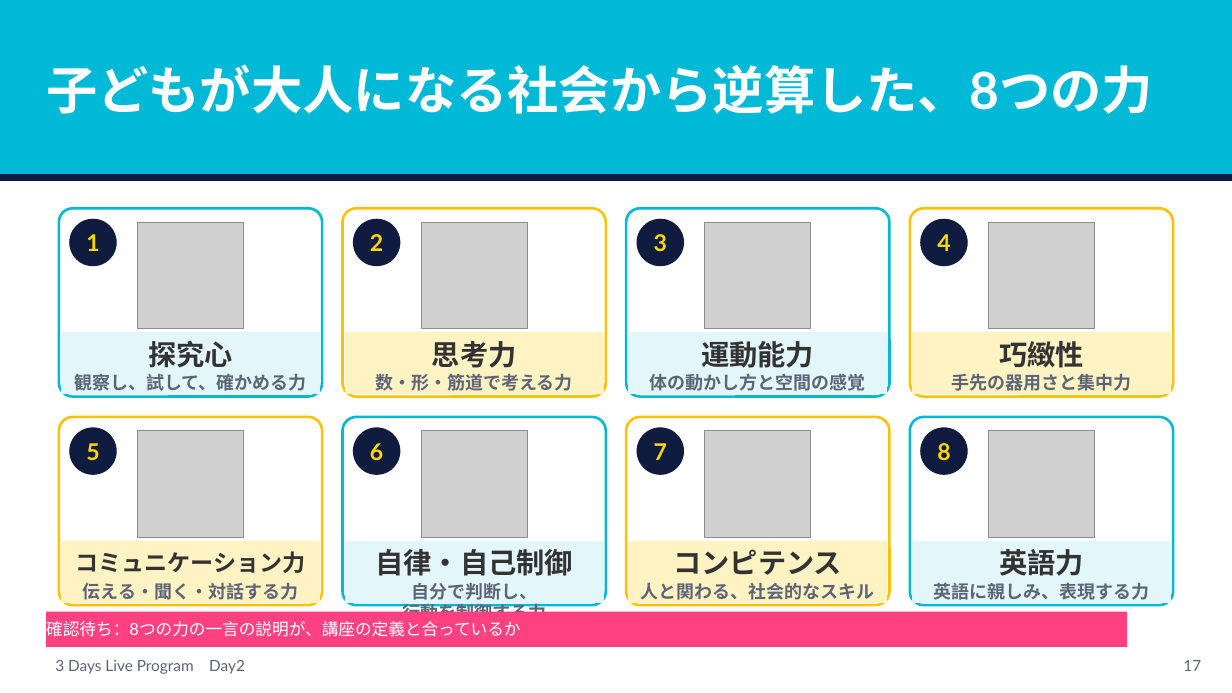
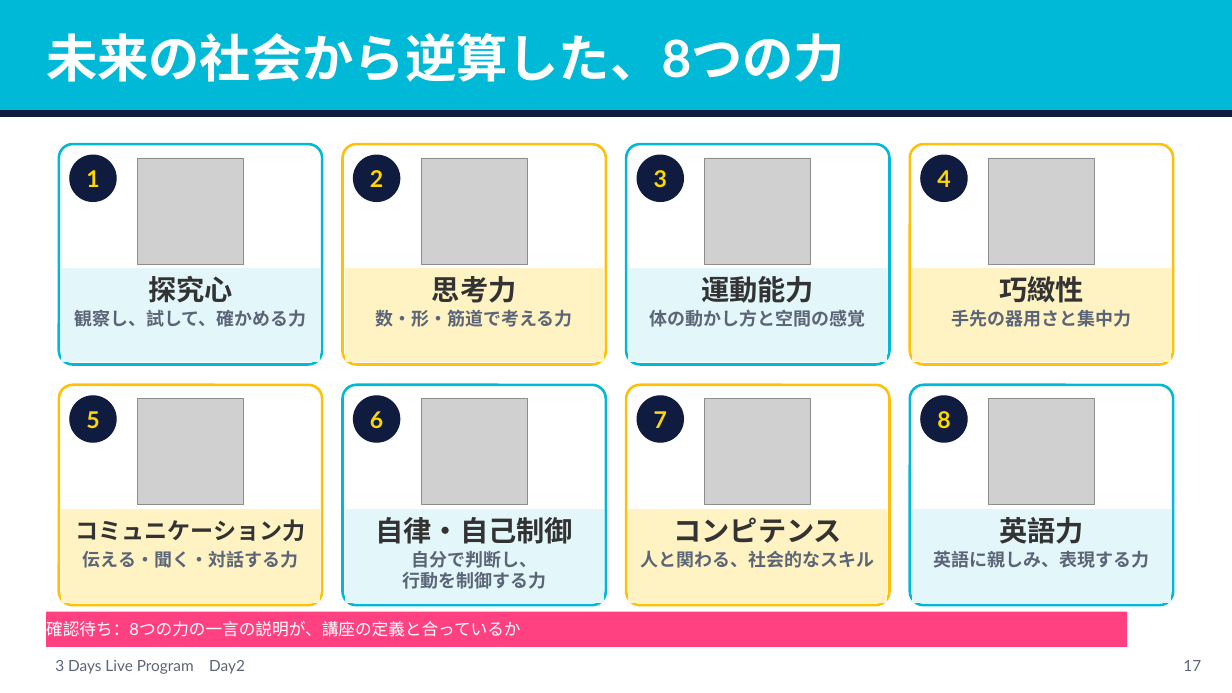
Before and after one commit to tanakayuc/static-pages, a slide deck: slide 17 of pigmarion-homeinter-3days-live/day2/v2/homeinter-day2-v2.pptx. Drawn at 1232x693 pixels with LibreOffice and Linux fonts; fonts in the diff are those of the drawing; grey boxes stand for pictures. Boxes give left, top, right and bottom in pixels: in the first picture for what was removed or moved away, otherwise in the second. Text is boxed around its words. In the diff, an @@ line names an element or a change of style, - is before the commit and + after.

```diff
--- a/pigmarion-homeinter-3days-live/day2/v2/homeinter-day2-v2.pptx
+++ b/pigmarion-homeinter-3days-live/day2/v2/homeinter-day2-v2.pptx
@@ rectangle: place and size @@
-rectangle at [0,0,1232,175]
+rectangle at [0,0,1232,111]
@@ text at [46,33,845,82]: text changed @@
-子どもが大人になる社会から逆算した、8つの力
+未来の社会から逆算した、8つの力
@@ rounded rectangle: place and size @@
-rounded rectangle at [59,208,323,396]
+rounded rectangle at [59,144,323,364]
@@ rounded rectangle: place and size @@
-rounded rectangle at [343,208,606,396]
+rounded rectangle at [343,144,606,364]
@@ rounded rectangle: place and size @@
-rounded rectangle at [627,208,890,396]
+rounded rectangle at [627,144,890,364]
@@ proportions changed in 8 elements at [59,385,323,605], [343,385,606,605], [627,385,890,605], [910,385,1174,605], [59,144,323,364], [343,144,606,364], [627,144,890,364], [910,144,1174,364] @@
@@ rounded rectangle: place and size @@
-rounded rectangle at [910,208,1174,396]
+rounded rectangle at [910,144,1174,364]
@@ 8 texts, 4 pictures, 4 ellipses, 1 rectangle: place and size @@
-8 texts, 4 pictures, 4 ellipses, 1 rectangle at [0,175,1232,368]
+8 texts, 4 pictures, 4 ellipses, 1 rectangle at [0,111,1232,303]
@@ rectangle: place and size @@
-rectangle at [62,333,320,394]
+rectangle at [62,269,320,361]
@@ rectangle: place and size @@
-rectangle at [346,333,604,394]
+rectangle at [346,269,604,361]
@@ rectangle: place and size @@
-rectangle at [629,333,887,394]
+rectangle at [629,269,887,361]
@@ rectangle: place and size @@
-rectangle at [913,333,1171,394]
+rectangle at [913,269,1171,361]
@@ text "観察し、試して、確かめる力": place and size @@
-text "観察し、試して、確かめる力" at [74,374,307,391]
+text "観察し、試して、確かめる力" at [74,310,307,327]
@@ text "数・形・筋道で考える力" rewrapped from [375,373,572,395] to [375,309,572,327] @@
@@ text "体の動かし方と空間の感覚": place and size @@
-text "体の動かし方と空間の感覚" at [650,373,866,391]
+text "体の動かし方と空間の感覚" at [650,309,866,327]
@@ text "手先の器用さと集中力" rewrapped from [951,373,1131,395] to [951,309,1131,327] @@
@@ rounded rectangle: place and size @@
-rounded rectangle at [59,417,323,605]
+rounded rectangle at [59,385,323,605]
@@ rounded rectangle: place and size @@
-rounded rectangle at [343,417,606,605]
+rounded rectangle at [343,385,606,605]
@@ rounded rectangle: place and size @@
-rounded rectangle at [627,417,890,605]
+rounded rectangle at [627,385,890,605]
@@ rounded rectangle: place and size @@
-rounded rectangle at [910,417,1174,605]
+rounded rectangle at [910,385,1174,605]
@@ 4 pictures, 4 texts, 4 ellipses: place and size @@
-4 pictures, 4 texts, 4 ellipses at [70,428,1095,537]
+4 pictures, 4 texts, 4 ellipses at [70,396,1095,506]
@@ rectangle: place and size @@
-rectangle at [62,542,320,603]
+rectangle at [62,509,320,602]
@@ rectangle: place and size @@
-rectangle at [346,542,604,603]
+rectangle at [346,509,604,602]
@@ rectangle: place and size @@
-rectangle at [629,542,887,603]
+rectangle at [629,509,887,602]
@@ rectangle: place and size @@
-rectangle at [913,542,1171,603]
+rectangle at [913,509,1171,602]
@@ 4 texts: place and size @@
-4 texts at [75,549,1084,576]
+4 texts at [75,517,1084,544]
@@ text "伝える・聞く・対話する力": place and size @@
-text "伝える・聞く・対話する力" at [83,582,298,600]
+text "伝える・聞く・対話する力" at [83,550,298,568]
@@ text "自分で判断し、" rewrapped from [402,583,546,625] to [402,551,546,589] @@
@@ text "人と関わる、社会的なスキル": place and size @@
-text "人と関わる、社会的なスキル" at [641,583,875,600]
+text "人と関わる、社会的なスキル" at [641,551,875,568]
@@ text "英語に親しみ、表現する力": place and size @@
-text "英語に親しみ、表現する力" at [933,583,1149,600]
+text "英語に親しみ、表現する力" at [933,551,1149,568]
```
Also in this commit, not shown: 2 other files.
